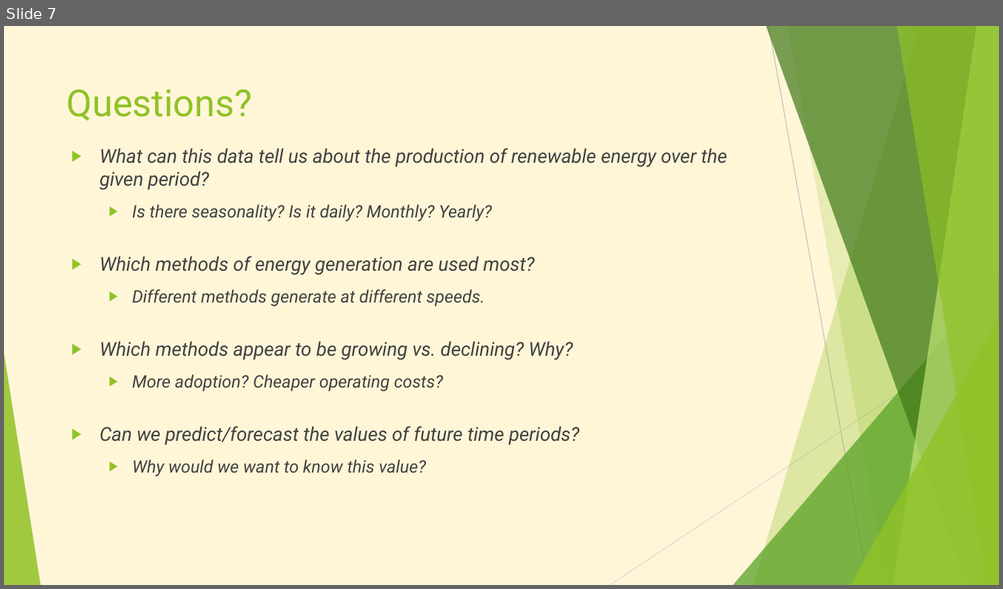
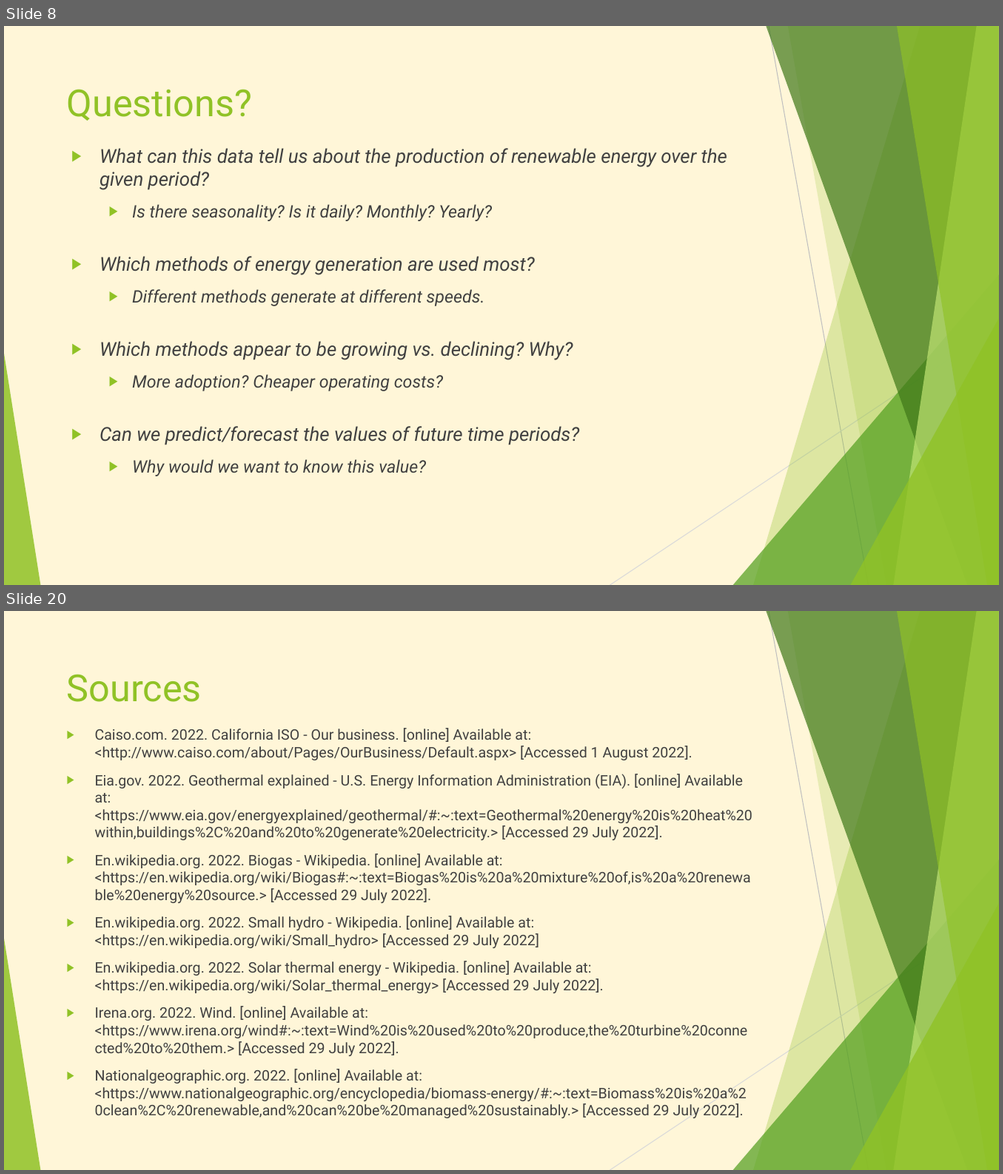
Before and after one commit to AbrahamHuitron/california-renewable-energy, a slide deck: California Renewable Energy.pptx. Shown one above the other, each under a label of ours: slide 7 before the commit, slides 8 and 20 after it; the slides between them are not shown. The pictures are 1003x589 and 1003x1174 pixels, drawn with LibreOffice and Linux fonts; fonts in the diff are those of the drawing. Boxes give left, top, right and bottom in pixels: in the first picture for what was removed or moved away, otherwise in the second. Text is boxed around its words. In the diff, an @@ line names an element or a change of style, - is before the commit and + after.

```diff
--- a/California Renewable Energy.pptx
+++ b/California Renewable Energy.pptx
@@ slide 20 added at bbox=[4, 611, 999, 1170], background #FFF6D8; not listed: 10 template elements that a slide beside it also shows @@
@@ title added at bbox=[67, 674, 202, 702], 36 pt, text #90C226 @@
+Sources
@@ text added at bbox=[95, 728, 752, 1119], 14 pt, text #404040 @@
+▶ Caiso.com. 2022. California ISO - Our business. [online] Available at: <http://www.caiso.com/about/Pages/OurBusiness/Default.aspx> [Accessed 1 August 2022].
+▶ Eia.gov. 2022. Geothermal explained - U.S. Energy Information Administration (EIA). [online] Available at: <https://www.eia.gov/energyexplained/geothermal/#:~:text=Geothermal%20energy%20is%20heat%20within,buildings%2C%20and%20to%20generate%20electricity.> [Accessed 29 July 2022].
+▶ En.wikipedia.org. 2022. Biogas - Wikipedia. [online] Available at: <https://en.wikipedia.org/wiki/Biogas#:~:text=Biogas%20is%20a%20mixture%20of,is%20a%20renewable%20energy%20source.> [Accessed 29 July 2022].
+▶ En.wikipedia.org. 2022. Small hydro - Wikipedia. [online] Available at: <https://en.wikipedia.org/wiki/Small_hydro> [Accessed 29 July 2022]
+▶ En.wikipedia.org. 2022. Solar thermal energy - Wikipedia. [online] Available at: <https://en.wikipedia.org/wiki/Solar_thermal_energy> [Accessed 29 July 2022].
+▶ Irena.org. 2022. Wind. [online] Available at: <https://www.irena.org/wind#:~:text=Wind%20is%20used%20to%20produce,the%20turbine%20connected%20to%20them.> [Accessed 29 July 2022].
+▶ Nationalgeographic.org. 2022. [online] Available at: <https://www.nationalgeographic.org/encyclopedia/biomass-energy/#:~:text=Biomass%20is%20a%20clean%2C%20renewable,and%20can%20be%20managed%20sustainably.> [Accessed 29 July 2022].
@@ what was slide 7 is now slide 8 @@
```
Also in this commit, not shown: 4 slides changed, 12 other slides added.
